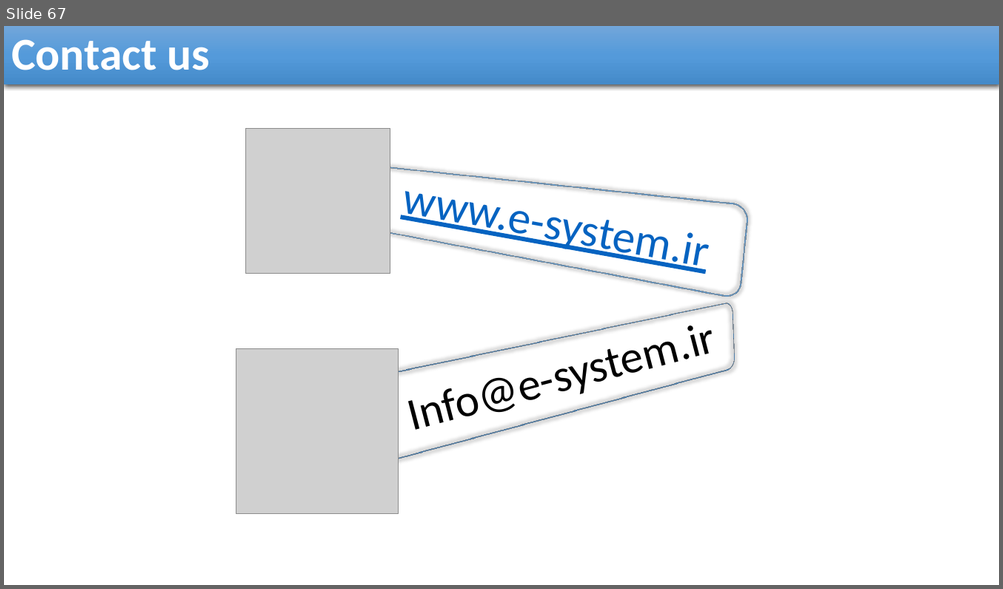
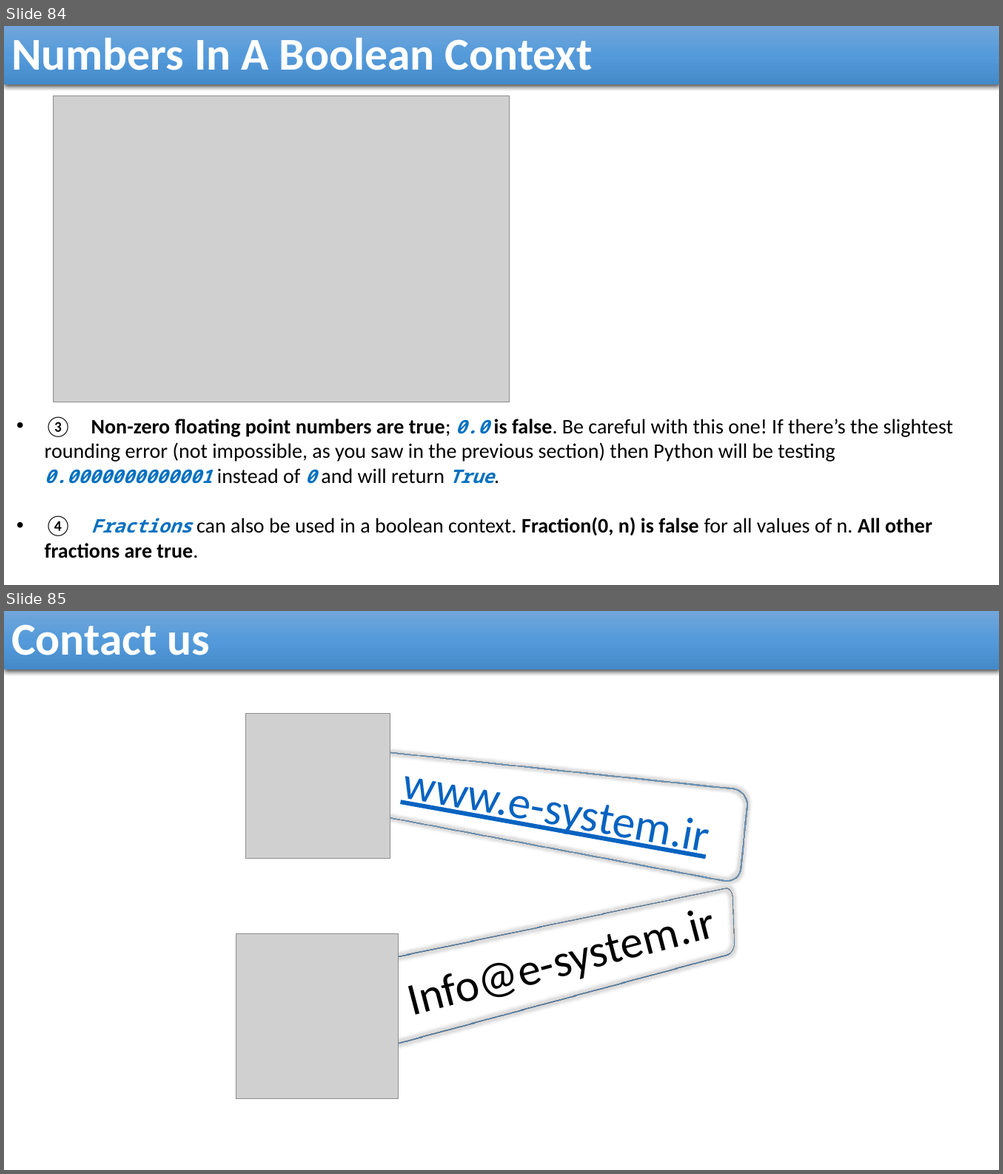
Before and after one commit to reza-arjmandi/rpi-course, a slide deck: session2/presentation/Python Basics.pptx. Shown one above the other, each under a label of ours: slide 67 before the commit, slides 84 and 85 after it. The pictures are 1003x589 and 1003x1174 pixels, drawn with LibreOffice and Linux fonts; fonts in the diff are those of the drawing; grey boxes stand for pictures. Boxes give left, top, right and bottom in pixels: in the first picture for what was removed or moved away, otherwise in the second. Text is boxed around its words. In the diff, an @@ line names an element or a change of style, - is before the commit and + after.

Commit message:
Python basics presentation file updated

```diff
--- a/session2/presentation/Python Basics.pptx
+++ b/session2/presentation/Python Basics.pptx
@@ slide 84 added at (4, 26, 999, 585), background #FFFFFF @@
@@ rectangle added at (4, 26, 999, 85), fill gradient #71A6DB to #559BDB to #448ACA, 44 pt, text #FFFFFF, bold @@
+Numbers In A Boolean Context
@@ picture added at (54, 96, 509, 402) @@
@@ text added at (45, 417, 953, 559), 20 pt, text #000000 @@
+• ③ Non-zero floating point numbers are true; 0.0 is false. Be careful with this one! If there’s the slightest rounding error (not impossible, as you saw in the previous section) then Python will be testing 0.0000000000001 instead of 0 and will return True.
+• ④ Fractions can also be used in a boolean context. Fraction(0, n) is false for all values of n. All other fractions are true.
@@ what was slide 67 is now slide 85 @@
```
Also in this commit, not shown: 17 other slides added.
